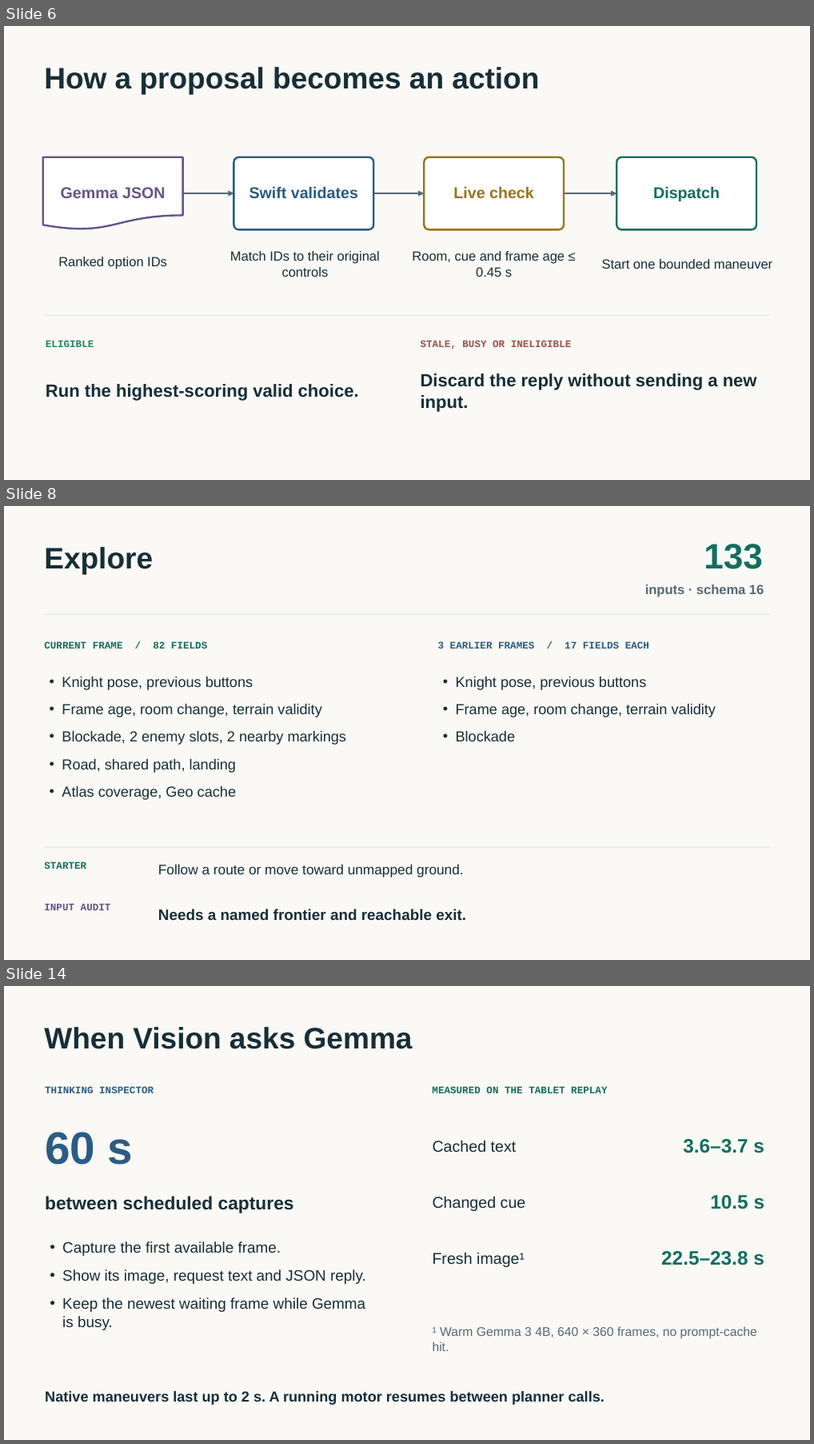
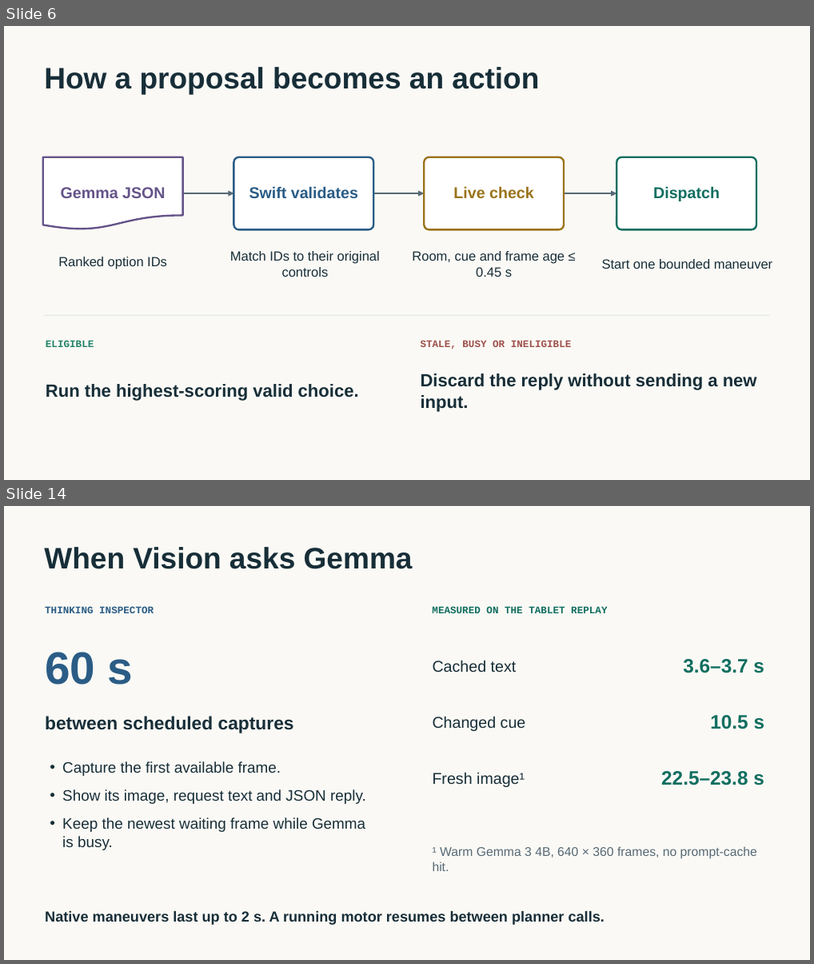
Before and after one commit to tabutyn/hollow-knight-vision, a slide deck: docs/playing-policies/playing-policies.pptx. Shown one above the other, each under a label of ours: slides 6, 8 and 14 before the commit, slides 6 and 14 after it; the slides between them are not shown. The pictures are 814x1444 and 814x964 pixels, drawn with LibreOffice and Linux fonts; fonts in the diff are those of the drawing. Boxes give left, top, right and bottom in pixels: in the first picture for what was removed or moved away, otherwise in the second. Text is boxed around its words. In the diff, an @@ line names an element or a change of style, - is before the commit and + after.

```diff
--- a/docs/playing-policies/playing-policies.pptx
+++ b/docs/playing-policies/playing-policies.pptx
@@ slide 8 removed at <box>4,506,810,960</box>, background #FAF9F5 @@
@@ text removed at <box>44,547,153,574</box> @@
-Explore
@@ text removed at <box>704,544,763,569</box> @@
-133
@@ text removed at <box>646,584,764,597</box> @@
-inputs · schema 16
@@ rectangle removed at <box>45,614,770,615</box> @@
@@ text removed at <box>44,641,207,648</box> @@
-CURRENT FRAME / 82 FIELDS
@@ text removed at <box>438,641,650,648</box> @@
-3 EARLIER FRAMES / 17 FIELDS EACH
@@ text removed at <box>62,676,347,800</box> @@
-• Knight pose, previous buttons
-• Frame age, room change, terrain validity
-• Blockade, 2 enemy slots, 2 nearby markings
-• Road, shared path, landing
-• Atlas coverage, Geo cache
@@ text removed at <box>456,676,716,741</box> @@
-• Knight pose, previous buttons
-• Frame age, room change, terrain validity
-• Blockade
@@ text removed at <box>44,861,86,868</box> @@
-STARTER
@@ rectangle removed at <box>45,846,770,847</box> @@
@@ text removed at <box>158,864,464,877</box> @@
-Follow a route or move toward unmapped ground.
@@ text removed at <box>44,903,111,910</box> @@
-INPUT AUDIT
@@ text removed at <box>158,908,466,920</box> @@
-Needs a named frontier and reachable exit.
```
Also in this commit, not shown: 3 slides changed, 9 slides added, 8 other slides removed, 33 other files.
